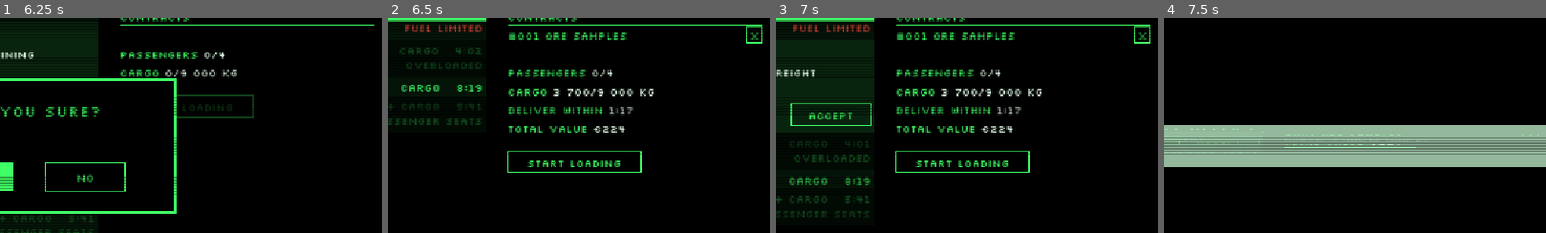
Above: before the commit, frames 1-4 (left to right).
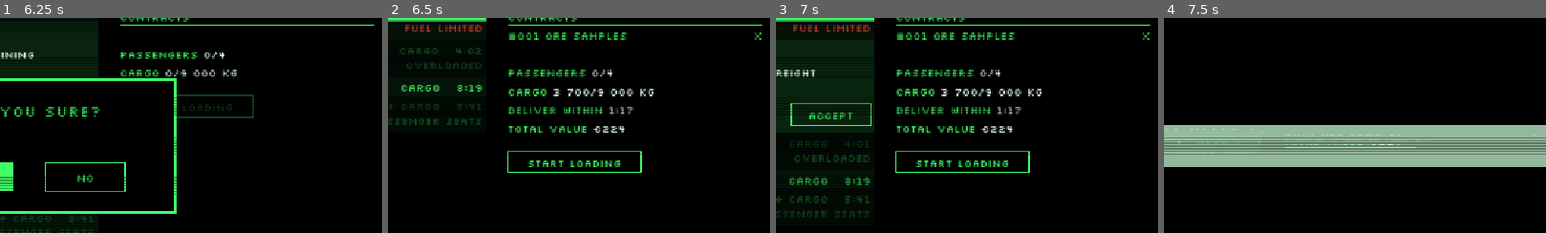
Above: after the commit, the same moments.

Repository: pkopczynski/lunar-lander
Game: Godot game, scene res://main.tscn
The game is run twice, just before and just after one commit, with the same random seed, the same clock (stepped at 60 frames per second) and the same inputs.
Inputs (mouse positions are % of the whole screen's width and height, from its top left):
- Up to frame 1 (6.25 s): tap Enter (ui_accept) at 0.5, 1.35, 1.52, 1.82, 2.85, 3.02, 3.32, 4.35, 4.52, 4.82, 5.85, 6.02 s; move the mouse to (72, 45) at 0.52 s; hold Right (ui_right) 0.53-1.28 s; hold Enter (ui_accept) 0.53-1.28 s; click (72, 45) at 0.67 s; move the mouse to (30, 55) at 1.27 s; hold Down (ui_down) 1.28-2.03 s; move the mouse to (60, 28) at 2.02 s; hold Right (ui_right) 2.03-2.78 s; hold Enter (ui_accept) 2.03-2.78 s; tap R (restart) at 2.75 s; move the mouse to (45, 70) at 2.77 s; hold Up (ui_up) 2.78-3.53 s; click (45, 70) at 2.92 s; move the mouse to (80, 65) at 3.52 s; hold Enter (ui_accept) 3.53-4.28 s; hold Left (ui_left) 3.53-5.03 s; move the mouse to (20, 35) at 4.27 s; move the mouse to (55, 50) at 5.02 s; hold Down (ui_down) 5.03-5.78 s; hold Enter (ui_accept) 5.03-5.78 s; click (55, 50) at 5.17 s; move the mouse to (35, 25) at 5.77 s; hold Right (ui_right) from 5.78 s (still down)
- Up to frame 2 (6.5 s): keep holding Right (ui_right); tap Enter (ui_accept) at 6.32 s
- Up to frame 3 (7 s): move the mouse to (72, 45) at 6.52 s; release Right (ui_right) at 6.53 s; hold Up (ui_up) from 6.53 s (still down); hold Enter (ui_accept) from 6.53 s (still down)
- Up to frame 4 (7.5 s): tap R (restart) at 7.25 s; move the mouse to (30, 55) at 7.27 s; release Up (ui_up) at 7.28 s; release Enter (ui_accept) at 7.28 s; hold Right (ui_right) from 7.28 s (still down); tap Enter (ui_accept) at 7.35 s; click (30, 55) at 7.42 s
The pictures show only the part of the screen within x 46-96%, y 20-70%; the shares and areas given below are measured in that part.

Frame 1 is identical in both runs. In frame 2, 0.2% of the frame differs, in the area x 93-98%, y 3-12%; in frame 3, 0.2%; in frame 4, less than 0.1%.

Commit message:
feat: jolt the ship when it crosses the border, and polish the Office lists (#37)
Co-authored-by: Claude Opus 5.5 <noreply@anthropic.com>

Diff:
--- a/bank_account_screen.gd
+++ b/bank_account_screen.gd
@@ -44,9 +44,10 @@
 	return false
 
 
-# Under the pilot's name and the balance, leaving room right of it for the ▲/▼ markers.
+# Under the pilot's name and the balance, a row's height below it, leaving room right of it
+# for the ▲/▼ markers.
 static func list_area(area: Rect2) -> Rect2:
-	var top := area.position.y + 3.0 * Office.LINE_GAP + Office.NAME_SIZE + Office.STAT_SIZE
+	var top := area.position.y + 3.0 * Office.LINE_GAP + Office.NAME_SIZE + Office.STAT_SIZE + ROW_HEIGHT
 	var marker_room := 2.0 * (ExpandableList.MARKER_GAP + ExpandableList.MARKER_SIZE.x)
 	return Rect2(area.position.x, top, area.size.x - marker_room, area.end.y - top)
 
@@ -89,7 +90,8 @@
 		penalty = "%s (%d S OVERDUE)" % [Economy.eur(-transaction.penalty), overdue]
 	return [["BASE VALUE", Economy.eur(transaction.reward)], ["PENALTY", penalty],
 		["PAYOUT", Economy.eur(transaction.payout)], ["DEADLINE", TransportOffer.countdown(transaction.deadline)],
-		["DELIVERED IN", TransportOffer.countdown(floorf(transaction.delivery_time))]]
+		["DELIVERED IN", TransportOffer.countdown(floorf(transaction.delivery_time))],
+		["SHIP", transaction.ship.to_upper()]]
 
 
 # The row's right-hand part: the kind and the payout.
--- a/economy.gd
+++ b/economy.gd
@@ -144,6 +144,7 @@
 	var total := 0
 	for contract in contracts:
 		var transaction := contract.settlement(deadline(), delivery_time)
+		transaction.ship = lander.ship_type.name
 		transactions.push_front(transaction)
 		total += transaction.payout
 	balance += total
--- a/expandable_list.gd
+++ b/expandable_list.gd
@@ -5,11 +5,12 @@
 # Open rows and the cursor are kept by item, not index, so they stay with their item as
 # rows above come and go; items that leave the list drop out. The caller gives the current
 # items, whether an open item's button can be selected, and each item's heights.
-# It also keeps what the list's drawing shares: open details grow open over OPEN_TIME, the
+# It also keeps what the list's drawing shares: details grow open and shrink closed over OPEN_TIME, the
 # list scrolls to keep the cursor in view, and drawn ▲/▼ markers (Silkscreen has no arrow
 # glyphs) show when content lies above or below.
 
-# Opening animation: seconds the details take to grow open, and its ease (below 1 eases out).
+# Opening and closing animation: seconds the details take to grow open or shrink closed, and
+# its ease (below 1 eases out).
 const OPEN_TIME := 0.15
 const OPEN_EASE := 0.5
 # ▲/▼ markers: triangle size, and their gap from the list's right edge.
@@ -36,7 +37,8 @@
 var _content_height := 0.0
 var _view_height := 0.0
 var _cursor := Vector2.ZERO
-# Seconds since each open item opened.
+# How far each item's details are open, in seconds of OPEN_TIME: rising while open, falling
+# after it closes until it's gone.
 var _opened: Dictionary[Object, float] = {}
 
 
@@ -53,7 +55,7 @@
 	var items: Array = _items.call()
 	_expanded.assign(_expanded.filter(func(item: Object) -> bool: return item in items))
 	for item: Object in _opened.keys():
-		if not item in _expanded:
+		if not item in items:
 			_opened.erase(item)
 	_item = selected()
 	_row = selected_index()
@@ -111,7 +113,7 @@
 		_expanded.erase(_item)
 	else:
 		_expanded.append(_item)
-		_opened[_item] = 0.0
+		_opened[_item] = _opened.get(_item, 0.0)
 	_on_button = false
 
 
@@ -127,15 +129,19 @@
 
 
 func tick(delta: float) -> void:
-	for item: Object in _opened:
-		_opened[item] += delta
-
-
-# How far the item's details are open: 0 closed, 1 fully open.
+	for item: Object in _opened.keys():
+		if item in _expanded:
+			_opened[item] = minf(_opened[item] + delta, OPEN_TIME)
+		elif _opened[item] > delta:
+			_opened[item] -= delta
+		else:
+			_opened.erase(item)
+
+
+# How far the item's details are drawn open: 0 closed, 1 fully open. A closed item's details
+# shrink back the way they grew.
 func open_share(item: Object) -> float:
-	if not item in _expanded:
-		return 0.0
-	return ease(clampf(_opened.get(item, OPEN_TIME) / OPEN_TIME, 0.0, 1.0), OPEN_EASE)
+	return ease(clampf(_opened.get(item, 0.0) / OPEN_TIME, 0.0, 1.0), OPEN_EASE)
 
 
 # Scrolls just enough to keep the cursor in a view_height tall view. On an open item with no
--- a/lander.gd
+++ b/lander.gd
@@ -33,6 +33,19 @@
 const BORDER_BAND := 200.0
 const CROSSING_SPEED := 150.0
 const BOUNCE_STIFFNESS := 9.0
+
+# Crossing the border disturbs the ship: while the controls are ignored, its nose wobbles
+# DISTURB_WOBBLES times and settles on a random lasting turn, its path turning with it. The
+# largest turn and the time scale from a crossing at CROSSING_SPEED (slow) to one at
+# DISTURB_FAST_SPEED or faster; a turn is never smaller than DISTURB_MIN_TURN_SHARE of the
+# largest, and each wobble swings up to half the largest either way.
+const DISTURB_FAST_SPEED := 400.0
+const DISTURB_SLOW_TURN_DEG := 12.0
+const DISTURB_FAST_TURN_DEG := 3.0
+const DISTURB_MIN_TURN_SHARE := 1.0 / 3.0
+const DISTURB_SLOW_TIME := 0.6
+const DISTURB_FAST_TIME := 0.3
+const DISTURB_WOBBLES := 4
 
 const STEER_DISTANCE := 150.0
 const STEER_SPEED := 100.0
@@ -74,6 +87,15 @@
 var in_deep_space := false
 var bouncing := false
 var steering_after_crossing := false
+# The border disturbance under way: seconds left of disturb_time, the nose's offsets from its
+# angle at the crossing that it passes through (the last is the lasting turn), and the offset
+# reached so far.
+var disturb_left := 0.0
+var disturb_time := 0.0
+var disturb_offsets := PackedFloat32Array()
+var disturb_offset := 0.0
+# Seedable, for tests.
+var rng := RandomNumberGenerator.new()
 var can_dock := true
 # A line the resting message adds under Docked!/Landed!, such as the loading countdown.
 # Set it through show_status(): the message is rewritten every frame while resting.
@@ -92,6 +114,7 @@
 
 
 func _ready() -> void:
+	rng.randomize()
 	start_docked(ShipType.SPARROW)
 	var half := PAD_WIDTH / 2.0
 	pad.position.x = PAD_CENTER_X - pad.get_parent().position.x
@@ -182,6 +205,7 @@
 	in_deep_space = at.y < World.BORDER_Y
 	bouncing = false
 	steering_after_crossing = false
+	disturb_left = 0.0
 	camera.reset_smoothing()
 
 
@@ -191,7 +215,7 @@
 
 
 func _physics_process(delta: float) -> void:
-	var thrusting := Input.is_action_pressed("ui_up") and fuel > 0.0 \
+	var thrusting := Input.is_action_pressed("ui_up") and fuel > 0.0 and disturb_left <= 0.0 \
 		and not ((lift_off_blocked or loading) and state != State.FLYING)
 	if held or state == State.CRASHED:
 		flame.visible = false
@@ -203,7 +227,10 @@
 			return
 		lift_off()
 
-	rotation += Input.get_axis("ui_left", "ui_right") * ship_type.turn_rate * delta
+	if disturb_left > 0.0:
+		disturb(delta)
+	else:
+		rotation += Input.get_axis("ui_left", "ui_right") * ship_type.turn_rate * delta
 
 	var mass_factor := total_mass() / REFERENCE_MASS
 	velocity.y += GRAVITY * (1.0 + GRAVITY_MASS_SCALE * (mass_factor - 1.0)) * gravity_share() * delta
@@ -308,10 +335,39 @@
 	if absf(velocity.y) >= CROSSING_SPEED:
 		in_deep_space = not in_deep_space
 		steering_after_crossing = true
+		start_disturbance(velocity.length())
 		camera.shake()
 		camera.punch()
 	else:
 		bouncing = true
+
+
+# Picks the lasting turn and the wobbles on the way to it; slower crossings are disturbed
+# more, and for longer.
+func start_disturbance(speed: float) -> void:
+	var fast := clampf(inverse_lerp(CROSSING_SPEED, DISTURB_FAST_SPEED, speed), 0.0, 1.0)
+	var largest := deg_to_rad(lerpf(DISTURB_SLOW_TURN_DEG, DISTURB_FAST_TURN_DEG, fast))
+	disturb_offsets.clear()
+	for i in DISTURB_WOBBLES:
+		disturb_offsets.append(rng.randf_range(-largest / 2.0, largest / 2.0))
+	var turn := rng.randf_range(DISTURB_MIN_TURN_SHARE * largest, largest)
+	disturb_offsets.append(turn if rng.randf() < 0.5 else -turn)
+	disturb_time = lerpf(DISTURB_SLOW_TIME, DISTURB_FAST_TIME, fast)
+	disturb_left = disturb_time
+	disturb_offset = 0.0
+
+
+# Moves the nose along the wobbles, in equal quick steps from one offset to the next, and turns
+# the velocity by the same angle so the path bends with it.
+func disturb(delta: float) -> void:
+	disturb_left = maxf(disturb_left - delta, 0.0)
+	var progress := (1.0 - disturb_left / disturb_time) * disturb_offsets.size()
+	var step := mini(floori(progress), disturb_offsets.size() - 1)
+	var from := disturb_offsets[step - 1] if step > 0 else 0.0
+	var offset := lerpf(from, disturb_offsets[step], progress - step)
+	rotation += offset - disturb_offset
+	velocity = velocity.rotated(offset - disturb_offset)
+	disturb_offset = offset
 
 
 func try_docking(thrusting: bool) -> void:
--- a/office.gd
+++ b/office.gd
@@ -43,6 +43,7 @@
 const BLACK := Color.BLACK
 # Values next to green labels, and values over a limit.
 const WHITE := Color(0.9, 1.0, 0.92)
+const DIM_WHITE := Color(0.9, 1.0, 0.92, 0.25)
 const RED := Color(1.0, 0.3, 0.25)
 # Faint list tints: alternating rows, and open details a little stronger.
 const ROW_TINT_LIGHT := Color(0.25, 1.0, 0.4, 0.08)
--- a/tests/test_bank_account.gd
+++ b/tests/test_bank_account.gd
@@ -10,7 +10,7 @@
 	await press(&"ui_accept")
 	# 12 s overdue: €300 − €72 and €120 − €14.40, rounded.
 	check(bank().details(0) == PackedStringArray(["BASE VALUE €420", "PENALTY -€86 (12 S OVERDUE)", "PAYOUT €334",
-			"DEADLINE 0:10", "DELIVERED IN 0:22"]),
+			"DEADLINE 0:10", "DELIVERED IN 0:22", "SHIP SPARROW"]),
 		"Return should open the breakdown, shows %s" % bank().details(0))
 
 
@@ -20,7 +20,7 @@
 	await open_bank_account()
 	await press(&"ui_accept")
 	check(bank().details(0) == PackedStringArray(["BASE VALUE €420", "PENALTY €0", "PAYOUT €420",
-			"DEADLINE 1:30", "DELIVERED IN 0:05"]),
+			"DEADLINE 1:30", "DELIVERED IN 0:05", "SHIP SPARROW"]),
 		"an on-time delivery should show PENALTY €0, shows %s" % bank().details(0))
 
 
@@ -50,7 +50,7 @@
 	await press(&"ui_up")
 	await press(&"ui_accept")
 	check(bank().list.expanded_rows() == [2], "Return should close only the first, open %s" % [bank().list.expanded_rows()])
-	check(bank().details(2).size() == 5, "the third should stay open, shows %s" % bank().details(2))
+	check(bank().details(2).size() == 6, "the third should stay open, shows %s" % bank().details(2))
 
 
 func test_escape_on_an_open_transaction_closes_it_then_returns_to_the_main_screen() -> void:
@@ -102,6 +102,29 @@
 		"the last open transaction's details should be scrolled into view, scrolled %s" % bank().list.scroll)
 
 
+func test_the_details_name_the_ship_type_that_delivered() -> void:
+	await choose_ship(ShipType.MULE)
+	await deliver([known_offer(1, 0.0)], 5.0)
+	await open_bank_account()
+	await press(&"ui_accept")
+	check("SHIP MULE" in bank().details(0), "the Mule delivered it, shows %s" % bank().details(0))
+
+
+func test_closing_a_transaction_shrinks_its_details_back() -> void:
+	await deliver([known_offer(1, 0.0)], 5.0)
+	await open_bank_account()
+	var transaction := economy().transactions[0]
+	await press(&"ui_accept")
+	await seconds(ExpandableList.OPEN_TIME)
+	await press(&"ui_accept")
+	check(bank().list.expanded_rows().is_empty(), "Return should close it at once")
+	await frames(2)
+	var share := bank().list.open_share(transaction)
+	check(share > 0.0 and share < 1.0, "the details should still be shrinking, %s open" % share)
+	await seconds(ExpandableList.OPEN_TIME)
+	check(bank().list.open_share(transaction) == 0.0, "the details should be gone after %s s" % ExpandableList.OPEN_TIME)
+
+
 func bank() -> BankAccountScreen:
 	return office().bank_account
 
--- a/tests/test_steering.gd
+++ b/tests/test_steering.gd
@@ -1,6 +1,7 @@
 extends "res://tests/scene_test.gd"
-# Steering at soft walls and after border crossings: it damps speed and pushes
-# the ship back, but leaves the nose where the player aimed it.
+# Steering at soft walls damps speed and pushes the ship back, leaving the nose where the
+# player aimed it. Crossing the border disturbs the ship: a short, random, lasting turn of
+# its nose and path while the controls are ignored.
 
 const AIMED := 1.0
 # Radians the Sparrow (3.0 rad/s) turns in 0.25 s.
@@ -10,13 +11,6 @@
 # Drifts the ship into the left soft wall in deep space, nose turned to AIMED.
 func drift_into_soft_wall() -> void:
 	place(Vector2(100.0, World.BORDER_Y - 600.0), Vector2(-200, 0))
-	lander().rotation = AIMED
-
-
-# Sends the ship across the border, up or down, nose turned to AIMED.
-func cross_border(upward: bool) -> void:
-	var side := 1.0 if upward else -1.0
-	place(Vector2(World.WORLD_WIDTH / 2.0, World.BORDER_Y + side * 30.0), Vector2(0, -side * 300.0))
 	lander().rotation = AIMED
 
 
@@ -33,24 +27,86 @@
 	check_near(ship.rotation, AIMED, 0.0001, "rotation after the soft-wall push")
 
 
-func test_crossing_up_keeps_the_nose_and_damps_speed() -> void:
+# The largest lasting turn, in radians, for a crossing at this speed.
+func max_turn(speed: float) -> float:
+	var fast := clampf(inverse_lerp(Lander.CROSSING_SPEED, Lander.DISTURB_FAST_SPEED, speed), 0.0, 1.0)
+	return deg_to_rad(lerpf(Lander.DISTURB_SLOW_TURN_DEG, Lander.DISTURB_FAST_TURN_DEG, fast))
+
+
+# Crosses the border at speed with the given seed, and returns the nose's lasting turn once the
+# disturbance is over and the ship has flown on a while.
+func crossing_turn(upward: bool, speed: float, seed_value: int) -> float:
+	var ship := lander()
+	ship.rng.seed = seed_value
+	var side := 1.0 if upward else -1.0
+	place(Vector2(World.WORLD_WIDTH / 2.0, World.BORDER_Y + side * 10.0), Vector2(0, -side * speed))
+	ship.rotation = AIMED
+	await seconds(1.2)
+	check(ship.in_deep_space == upward, "the ship should have crossed the border")
+	return ship.rotation - AIMED
+
+
+func test_crossing_turns_the_nose_and_the_path_by_a_lasting_random_angle() -> void:
 	await choose_ship()
 	var ship := lander()
-	cross_border(true)
-	await seconds(0.5)
-	check(ship.in_deep_space, "the ship should have crossed into deep space")
-	check_near(ship.velocity.length(), Lander.STEER_SPEED, 1.0, "speed after crossing up")
-	check_near(ship.rotation, AIMED, 0.0001, "rotation after crossing up")
+	var directions := {}
+	# Deep space has no gravity to bend the path afterwards, so the path's turn shows clean.
+	for seed_value in 6:
+		var turn := await crossing_turn(true, 300.0, seed_value)
+		var largest := max_turn(300.0)
+		check(absf(turn) >= largest * Lander.DISTURB_MIN_TURN_SHARE - 0.0001 and absf(turn) <= largest + 0.0001,
+			"the turn should be within %s..%s rad, got %s" % [largest * Lander.DISTURB_MIN_TURN_SHARE, largest, turn])
+		directions[signf(turn)] = true
+		var path_turn := angle_difference(Vector2.UP.angle(), ship.velocity.angle())
+		check_near(path_turn, turn, 0.001, "the path should turn with the nose")
+		check_near(ship.velocity.length(), Lander.STEER_SPEED, 1.0, "speed after crossing")
+		var lasting := ship.rotation
+		await seconds(0.5)
+		check_near(ship.rotation, lasting, 0.0001, "the turn should last, not ease back")
+	check(directions.size() == 2, "turns should go both ways across seeds, went %s" % [directions.keys()])
 
 
-func test_crossing_down_keeps_the_nose_and_damps_speed() -> void:
+func test_crossing_down_turns_the_nose_too() -> void:
+	await choose_ship()
+	var turn := await crossing_turn(false, 300.0, 1)
+	var largest := max_turn(300.0)
+	check(absf(turn) >= largest * Lander.DISTURB_MIN_TURN_SHARE - 0.0001 and absf(turn) <= largest + 0.0001,
+		"the turn should be within %s..%s rad, got %s" % [largest * Lander.DISTURB_MIN_TURN_SHARE, largest, turn])
+
+
+func test_a_slow_crossing_turns_the_ship_more_than_a_fast_one() -> void:
+	await choose_ship()
+	var slow := await crossing_turn(true, 160.0, 7)
+	var fast := await crossing_turn(true, 450.0, 7)
+	check(absf(slow) > absf(fast), "slow turned %s, fast %s" % [slow, fast])
+	check(absf(fast) <= max_turn(450.0) + 0.0001, "a fast turn should stay within %s, got %s" % [max_turn(450.0), fast])
+
+
+func test_the_nose_wobbles_while_the_controls_are_ignored_then_they_return() -> void:
 	await choose_ship()
 	var ship := lander()
-	cross_border(false)
-	await seconds(0.5)
-	check(not ship.in_deep_space, "the ship should have crossed down to the Surface")
-	check_near(ship.velocity.length(), Lander.STEER_SPEED, 1.0, "speed after crossing down")
-	check_near(ship.rotation, AIMED, 0.0001, "rotation after crossing down")
+	ship.rng.seed = 3
+	place(Vector2(World.WORLD_WIDTH / 2.0, World.BORDER_Y + 10.0), Vector2(0, -160.0))
+	ship.rotation = AIMED
+	while not ship.in_deep_space:
+		await frames(1)
+	var fuel := ship.fuel
+	hold(&"ui_up")
+	hold(&"ui_left")
+	var angles := {}
+	for i in roundi(Lander.DISTURB_FAST_TIME * PHYSICS_FPS):
+		await frames(1)
+		angles[snappedf(ship.rotation, 0.001)] = true
+	check(ship.fuel == fuel, "Up should do nothing during the disturbance")
+	check(angles.size() >= 4, "the nose should move through several angles, saw %d" % angles.size())
+	check(absf(ship.rotation - AIMED) <= max_turn(160.0), "Left should be ignored, rotation %s" % ship.rotation)
+	await seconds(Lander.DISTURB_SLOW_TIME)
+	var turned := ship.rotation
+	await seconds(0.25)
+	release(&"ui_left")
+	release(&"ui_up")
+	check_near(ship.rotation, turned - SPARROW_TURN, 0.1, "Left should turn the ship again afterwards")
+	check(ship.fuel < fuel, "Up should thrust again afterwards")
 
 
 func test_slow_ship_bounces_off_the_border() -> void:
@@ -60,6 +116,7 @@
 	await seconds(2.0)
 	check(not ship.in_deep_space and ship.position.y > World.BORDER_Y,
 		"a slow ship should bounce back below the border, y is %s" % ship.position.y)
+	check(ship.rotation == 0.0, "a bounce shouldn't disturb the nose, rotation %s" % ship.rotation)
 
 
 func test_left_and_right_rotate_inside_a_soft_wall() -> void:
@@ -77,17 +134,3 @@
 	await seconds(0.25)
 	release(&"ui_right")
 	check_near(ship.rotation, before + SPARROW_TURN, 0.1, "rotation after Right in a soft wall")
-
-
-func test_left_and_right_rotate_right_after_a_crossing() -> void:
-	await choose_ship()
-	var ship := lander()
-	cross_border(true)
-	await seconds(0.2)
-	check(ship.in_deep_space and ship.position.y > World.BORDER_Y - Lander.STEER_DISTANCE,
-		"the ship should be just past the border, y is %s" % ship.position.y)
-	var before := ship.rotation
-	hold(&"ui_left")
-	await seconds(0.25)
-	release(&"ui_left")
-	check_near(ship.rotation, before - SPARROW_TURN, 0.1, "rotation after Left past the border")
--- a/tests/test_transport_offers.gd
+++ b/tests/test_transport_offers.gd
@@ -68,6 +68,27 @@
 	check(offers().list.selected_index() == 5, "closing should leave the cursor on the row, got %d" % offers().list.selected_index())
 
 
+func test_closing_an_offer_shrinks_its_details_back_and_reopening_grows_them_from_there() -> void:
+	var offer := known_offer(3, 1200.0)
+	economy().put_offer(offer)
+	await open_transport_offers()
+	await select_row(5)
+	await press(&"ui_accept")
+	await seconds(ExpandableList.OPEN_TIME)
+	check(offers().list.open_share(offer) == 1.0, "the details should be fully open")
+	await press(&"ui_accept")
+	check(offers().list.expanded_rows().is_empty() and offers().details(5).is_empty(), "Return should close the offer at once")
+	await frames(3)
+	var shrinking := offers().list.open_share(offer)
+	check(shrinking > 0.0 and shrinking < 1.0, "the details should still be shrinking, %s open" % shrinking)
+	await press(&"ui_accept")
+	await frames(1)
+	check(offers().list.open_share(offer) >= shrinking, "reopening should grow from where it was, %s after %s" % [offers().list.open_share(offer), shrinking])
+	await press(&"ui_accept")
+	await seconds(ExpandableList.OPEN_TIME + 0.05)
+	check(offers().list.open_share(offer) == 0.0, "the details should be gone once shrunk")
+
+
 func test_several_offers_can_be_open_at_once() -> void:
 	await open_transport_offers()
 	await select_row(1)
--- a/transport_offer.gd
+++ b/transport_offer.gd
@@ -54,6 +54,8 @@
 	var payout: int
 	var deadline: float
 	var delivery_time: float
+	# The name of the ship type that delivered it.
+	var ship: String
 
 	# Whole seconds overdue, rounded down like the red counter.
 	func overdue_seconds() -> int:
--- a/transport_offers_screen.gd
+++ b/transport_offers_screen.gd
@@ -17,7 +17,8 @@
 # The ACCEPT button with its padding above and below, at the bottom of open details.
 const ACCEPT_SPAN := ACCEPT_SIZE.y + 4.0 * ROW_PADDING
 const START_LOADING_SIZE := Vector2(200, 32)
-const REMOVE_SIZE := Vector2(24, 24)
+# The room kept at a Contract's right end for its X.
+const REMOVE_WIDTH := 24.0
 const NOTICE_PADDING := Vector2(8, 4)
 
 # Text
@@ -301,12 +302,12 @@
 		var under_cursor := i == selected_index and not on_button
 		var selected := under_cursor and focus == Column.OFFERS
 		var reason := economy.misfit_reason(offer).to_upper()
-		var lit := Office.GREEN if reason == "" else Office.DIM_GREEN
+		# Only an unavailable offer's text is dimmed; the cursor stays bright on it.
 		if selected:
-			ExpandableList.draw_clipped_rect(office.terminal, row, column, lit)
+			ExpandableList.draw_clipped_rect(office.terminal, row, column, Office.GREEN)
 		elif under_cursor and column.encloses(row):
-			office.terminal.draw_rect(row, lit, false, Office.LINE_WIDTH)
-		var color := Office.BLACK if selected else lit
+			office.terminal.draw_rect(row, Office.GREEN, false, Office.LINE_WIDTH)
+		var color := Office.BLACK if selected else Office.GREEN if reason == "" else Office.DIM_GREEN
 		var baseline := Vector2(row.position.x + ROW_PADDING, row.get_center().y + Office.TEXT_SIZE / 2.0)
 		var width := row.size.x - 2.0 * ROW_PADDING
 		if ExpandableList.line_fits(baseline.y, Office.TEXT_SIZE, column):
@@ -347,31 +348,28 @@
 		-1, HORIZONTAL_ALIGNMENT_LEFT, Office.BLACK)
 
 
-func draw_remove_button(top_left: Vector2, selected: bool) -> void:
-	var button := Rect2(top_left, REMOVE_SIZE)
-	if selected:
-		office.terminal.draw_rect(button, Office.GREEN)
-	else:
-		office.terminal.draw_rect(button, Office.GREEN, false, Office.LINE_WIDTH)
-	office.draw_text(REMOVE_TEXT, Vector2(button.position.x, button.get_center().y + Office.TEXT_SIZE / 2.0),
-		Office.TEXT_SIZE, button.size.x, HORIZONTAL_ALIGNMENT_CENTER, Office.BLACK if selected else Office.GREEN)
-
-
-# CONTRACTS and its list (each with its X), the summary, then START LOADING (dimmed while
-# there are no Contracts); the button under the cursor is inverted.
+# CONTRACTS and its list (each with a plain X at its right end), the summary, then START LOADING
+# (dimmed while there are no Contracts); the Contract row or button under the cursor is inverted.
 func draw_contracts(area: Rect2) -> void:
 	var y := area.position.y
 	var lines := contract_lines()
 	var focused := focus == Column.CONTRACTS
 	for i in lines.size():
 		y += ROW_HEIGHT
-		office.draw_text(lines[i], Vector2(area.position.x, y), Office.TEXT_SIZE, area.size.x - REMOVE_SIZE.x)
+		var selected := i > 0 and focused and contract_index == i - 1
+		var color := Office.BLACK if selected else Office.GREEN
+		if selected:
+			# The whole row inverted, like a selected offer, its text sharing the baseline.
+			office.terminal.draw_rect(Rect2(area.position.x - ROW_PADDING, y - (ROW_HEIGHT + Office.TEXT_SIZE) / 2.0,
+				area.size.x + 2.0 * ROW_PADDING, ROW_HEIGHT), Office.GREEN)
+		office.draw_text(lines[i], Vector2(area.position.x, y), Office.TEXT_SIZE, area.size.x - REMOVE_WIDTH,
+			HORIZONTAL_ALIGNMENT_LEFT, color)
 		if i == 0:
 			office.terminal.draw_line(Vector2(area.position.x, y + ROW_PADDING),
 				Vector2(area.end.x, y + ROW_PADDING), Office.GREEN, Office.LINE_WIDTH)
 		else:
-			draw_remove_button(Vector2(area.end.x - REMOVE_SIZE.x, y - (REMOVE_SIZE.y + Office.TEXT_SIZE) / 2.0),
-				focused and contract_index == i - 1)
+			office.draw_text(REMOVE_TEXT, Vector2(area.end.x - REMOVE_WIDTH, y), Office.TEXT_SIZE, REMOVE_WIDTH,
+				HORIZONTAL_ALIGNMENT_RIGHT, color)
 	y += ROW_HEIGHT
 	for part in summary_parts():
 		y += ROW_HEIGHT
@@ -388,9 +386,9 @@
 		Office.TEXT_SIZE, button.size.x, HORIZONTAL_ALIGNMENT_CENTER, Office.BLACK if focused else lit)
 
 
-# Draws the details in two columns under the row, labels green and values white, then ACCEPT
-# at their bottom right (inverted when selected, dimmed when the offer doesn't fit). Only
-# what lies wholly in clip is drawn.
+# Draws the details in two columns under the row, labels green and values white (both dimmed
+# when the offer doesn't fit), then ACCEPT at their bottom right (inverted when selected,
+# dimmed when the offer doesn't fit). Only what lies wholly in clip is drawn.
 func draw_details(offer: TransportOffer, top_left: Vector2, width: float, fits: bool, selected: bool,
 		clip: Rect2) -> void:
 	var y := top_left.y
@@ -402,7 +400,8 @@
 			y += ROW_HEIGHT
 		if not ExpandableList.line_fits(y, Office.TEXT_SIZE, clip):
 			continue
-		office.draw_label_value(pairs[i][0], pairs[i][1], Vector2(x, y), Office.TEXT_SIZE, column_width)
+		office.draw_label_value(pairs[i][0], pairs[i][1], Vector2(x, y), Office.TEXT_SIZE, column_width,
+			Office.GREEN if fits else Office.DIM_GREEN, Office.WHITE if fits else Office.DIM_WHITE)
 	var button := Rect2(Vector2(top_left.x + width - ACCEPT_SIZE.x, y + ROW_PADDING * 2.0), ACCEPT_SIZE)
 	if not clip.encloses(button):
 		return
Not shown, changed: GLOSSARY.md
